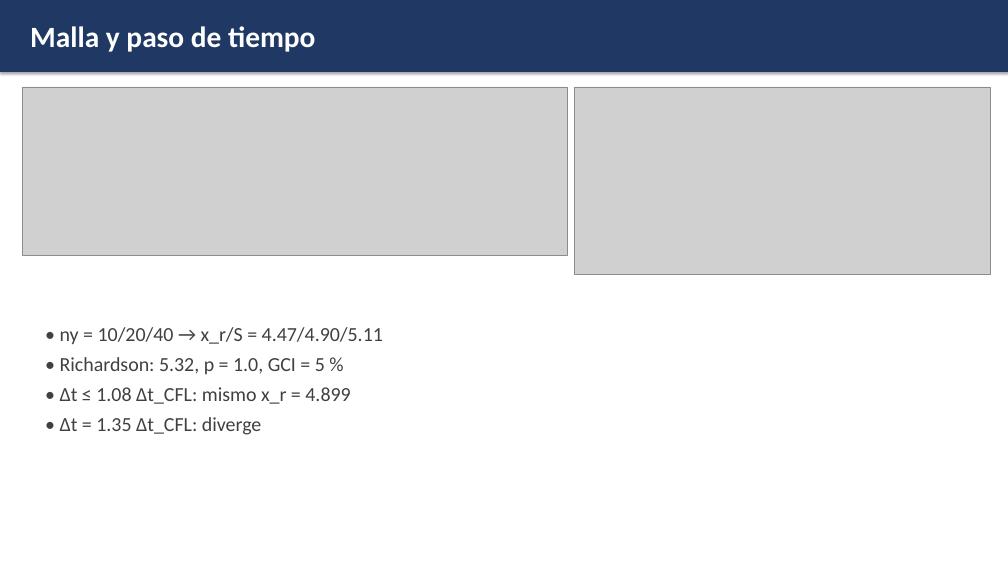
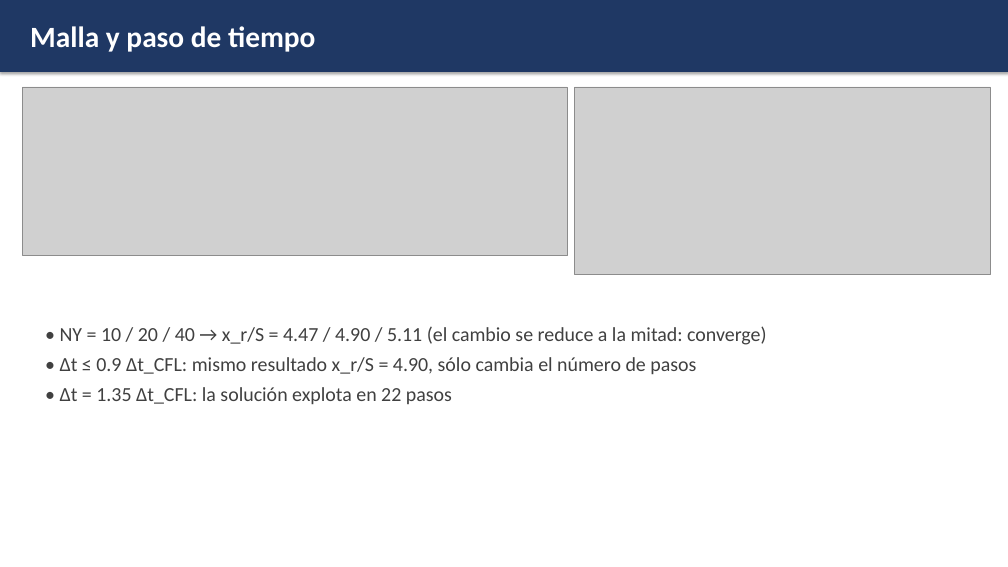
Before and after one commit to Ludwight/Ludwight, a slide deck: slide 8 of presentacion/presentacion.pptx. Drawn at 1008x567 pixels with LibreOffice and Linux fonts; fonts in the diff are those of the drawing; grey boxes stand for pictures. Boxes give left, top, right and bottom in pixels: in the first picture for what was removed or moved away, otherwise in the second. Text is boxed around its words. In the diff, an @@ line names an element or a change of style, - is before the commit and + after.

```diff
--- a/presentacion/presentacion.pptx
+++ b/presentacion/presentacion.pptx
@@ text at (x1=60, y1=326, x2=766, y2=404): text changed @@
-• ny = 10/20/40 → x_r/S = 4.47/4.90/5.11
-• Richardson: 5.32, p = 1.0, GCI = 5 %
-• Δt ≤ 1.08 Δt_CFL: mismo x_r = 4.899
-• Δt = 1.35 Δt_CFL: diverge
+• NY = 10 / 20 / 40 → x_r/S = 4.47 / 4.90 / 5.11 (el cambio se reduce a la mitad: converge)
+• Δt ≤ 0.9 Δt_CFL: mismo resultado x_r/S = 4.90, sólo cambia el número de pasos
+• Δt = 1.35 Δt_CFL: la solución explota en 22 pasos
```
Also in this commit, not shown: 3 other slides changed, 2 slides added, 2 slides removed, 25 other files.
